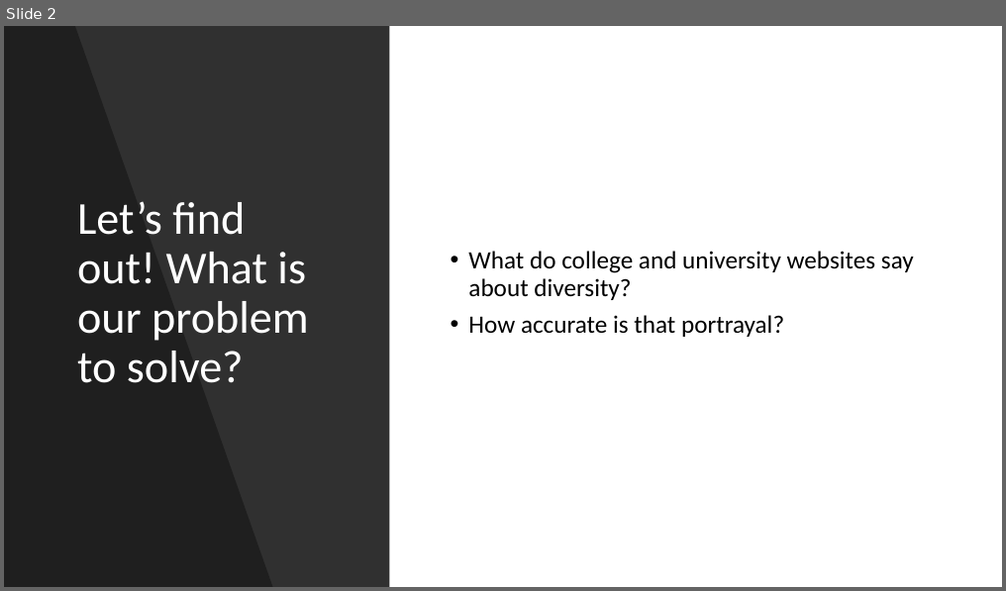
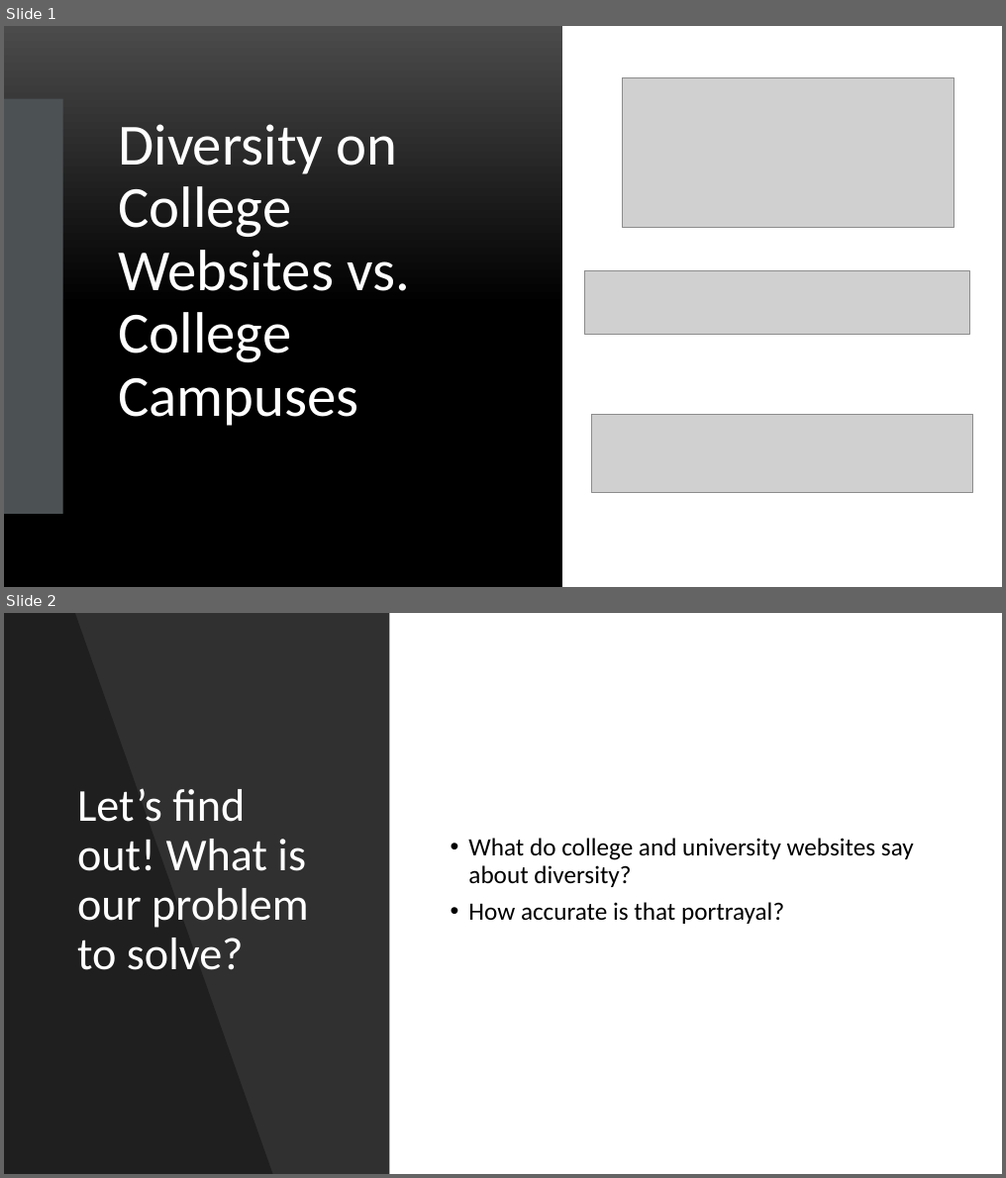
Before and after one commit to maghirardelli/csc371-finalproject, a slide deck: FinalProjectPitch.pptx. Shown one above the other, each under a label of ours: slide 2 before the commit, slides 1 and 2 after it. The pictures are 1006x591 and 1006x1178 pixels, drawn with LibreOffice and Linux fonts; fonts in the diff are those of the drawing; grey boxes stand for pictures. Boxes give left, top, right and bottom in pixels: in the first picture for what was removed or moved away, otherwise in the second. Text is boxed around its words. In the diff, an @@ line names an element or a change of style, - is before the commit and + after.

```diff
--- a/FinalProjectPitch.pptx
+++ b/FinalProjectPitch.pptx
@@ slide 1 added at bbox=[4, 26, 1002, 587], background #FFFFFF @@
@@ rectangle added at bbox=[4, 26, 562, 587], fill gradient #4B4B4B to #000000 @@
@@ picture added at bbox=[623, 77, 954, 227] @@
@@ rectangle added at bbox=[4, 98, 63, 514], fill #4C5254 @@
@@ text added at bbox=[118, 124, 410, 426], 56 pt, text #FFFFFF @@
+Diversity on College Websites vs. College Campuses
@@ picture added at bbox=[585, 271, 969, 335] @@
@@ picture added at bbox=[592, 414, 972, 492] @@
```
Also in this commit, not shown: 1 slide removed.
